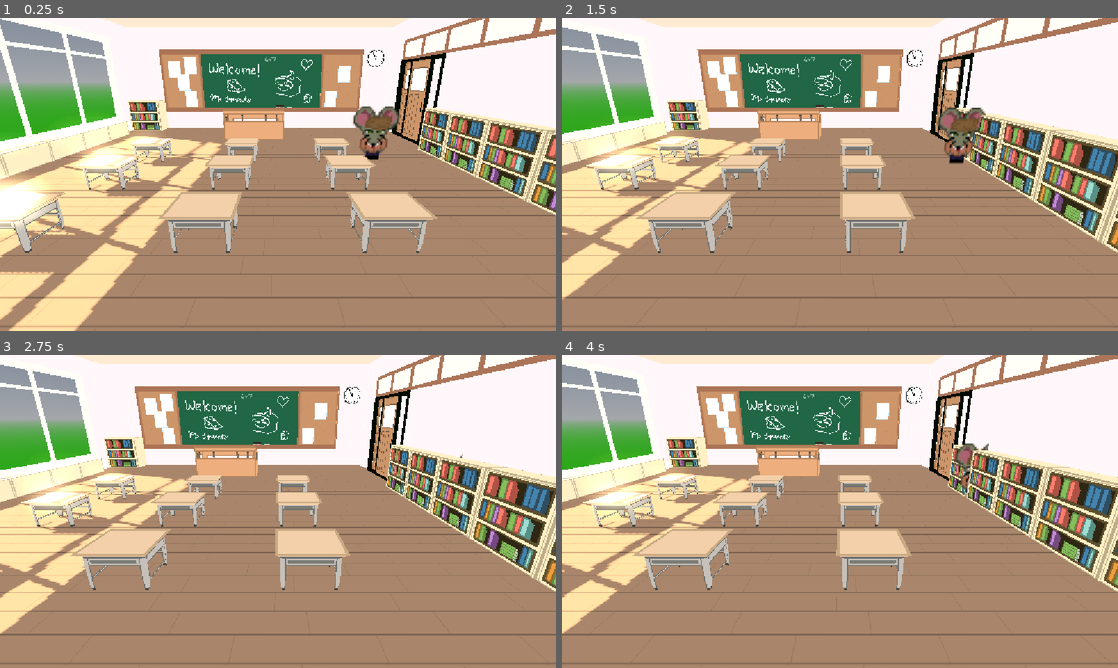
Above: before the commit, frames 1-4 (two rows, left to right).
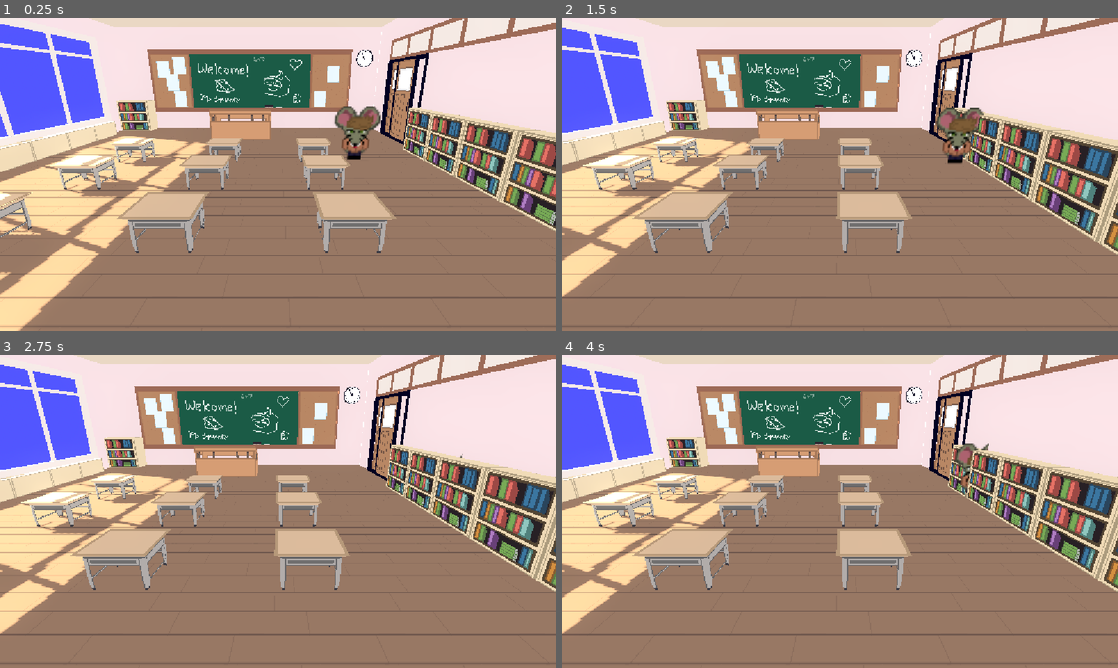
Above: after the commit, the same moments.

Repository: sid-the-loser/riskuits
Game: Godot game, scene res://scenes/test.tscn
Two runs of this game, one before a commit and one after it. Both use one fixed random seed, a clock stepped at 60 frames per second and the inputs below.
Inputs:
- Up to frame 1 (0.25 s): no input
- Up to frame 2 (1.5 s): hold Right (move_right) 0.53-1.28 s; hold Down (move_down) from 1.28 s (still down)
- Up to frame 3 (2.75 s): release Down (move_down) at 2.03 s; hold Right (move_right) from 2.03 s (still down)
- Up to frame 4 (4 s): release Right (move_right) at 2.78 s; hold Up (move_up) 2.78-3.53 s; tap Enter at 3.5 s; hold Left (move_left) from 3.53 s (still down)

The runs differ from the first frame. In frame 1, 38% of the frame differs, in the area x 0-100%, y 0-100%; in frame 2, 16%; in frame 3, 7.0%; in frame 4, 6.5%.

Commit message:
Enhance lighting and camera controls
Adjusted DirectionalLight3D properties for stronger indirect and volumetric lighting in test scene. Updated rail_cam.gd to add a toggle for running camera movement on physics process and refactored movement logic. Improved environment colors and glow settings for a more vibrant sky and lighting.

Diff:
--- a/scenes/test.tscn
+++ b/scenes/test.tscn
@@ -22,7 +22,10 @@
 [node name="DirectionalLight3D" type="DirectionalLight3D" parent="."]
 transform = Transform3D(-0.29135734, 0.56282747, -0.7735218, 0.13722922, 0.82483125, 0.5484719, 0.9467201, 0.053651437, -0.31755704, -8.113295, 0, 8.661687)
 light_color = Color(1, 1, 0.7882353, 1)
+light_indirect_energy = 16.0
+light_volumetric_fog_energy = 16.0
 shadow_enabled = true
+shadow_blur = 10.0
 
 [node name="blockbench_export" parent="." instance=ExtResource("3_iyx0m")]
 transform = Transform3D(3.63, 0, 0, 0, 3.63, 0, 0, 0, 3.63, -8.551542, 0, 0)
--- a/scripts/rail_cam.gd
+++ b/scripts/rail_cam.gd
@@ -9,6 +9,7 @@
 @export var rail_limit_max_: float = 5.0
 @export var ignore_rail_movement_: bool = false
 @export_range(0, 100, 0.5) var offset_: float = 0.0
+@export var run_on_physics_process: bool = true
 
 var feasible_position: Vector3 = Vector3.ZERO
 
@@ -16,6 +17,14 @@
 	feasible_position = get_position()
 
 func _process(delta: float) -> void:
+	if run_on_physics_process:
+		mov_cam(delta)
+
+func _physics_process(delta: float) -> void:
+	if run_on_physics_process:
+		mov_cam(delta)
+
+func mov_cam(delta: float) -> void:
 	if look_at_main_subject_:
 		look_at(main_subject_.get_position())
 
--- a/world_environment_stuff/inclass_environment.tres
+++ b/world_environment_stuff/inclass_environment.tres
@@ -1,7 +1,10 @@
 [gd_resource type="Environment" load_steps=3 format=3 uid="uid://cuxra7uc8caxi"]
 
 [sub_resource type="ProceduralSkyMaterial" id="ProceduralSkyMaterial_prk7x"]
-ground_bottom_color = Color(0.17979056, 0.65311515, 0.115210794, 1)
+sky_top_color = Color(0.31027052, 0.3247903, 1, 1)
+sky_horizon_color = Color(0.30980393, 0.3254902, 1, 1)
+ground_bottom_color = Color(0.30980393, 0.3254902, 1, 1)
+ground_horizon_color = Color(0.30980393, 0.3254902, 1, 1)
 
 [sub_resource type="Sky" id="Sky_wlxty"]
 sky_material = SubResource("ProceduralSkyMaterial_prk7x")
@@ -12,7 +15,6 @@
 sky = SubResource("Sky_wlxty")
 ambient_light_source = 2
 ambient_light_color = Color(1, 1, 1, 1)
-ambient_light_energy = 1.26
 glow_enabled = true
-glow_intensity = 8.0
 glow_blend_mode = 0
+glow_hdr_threshold = 0.69
